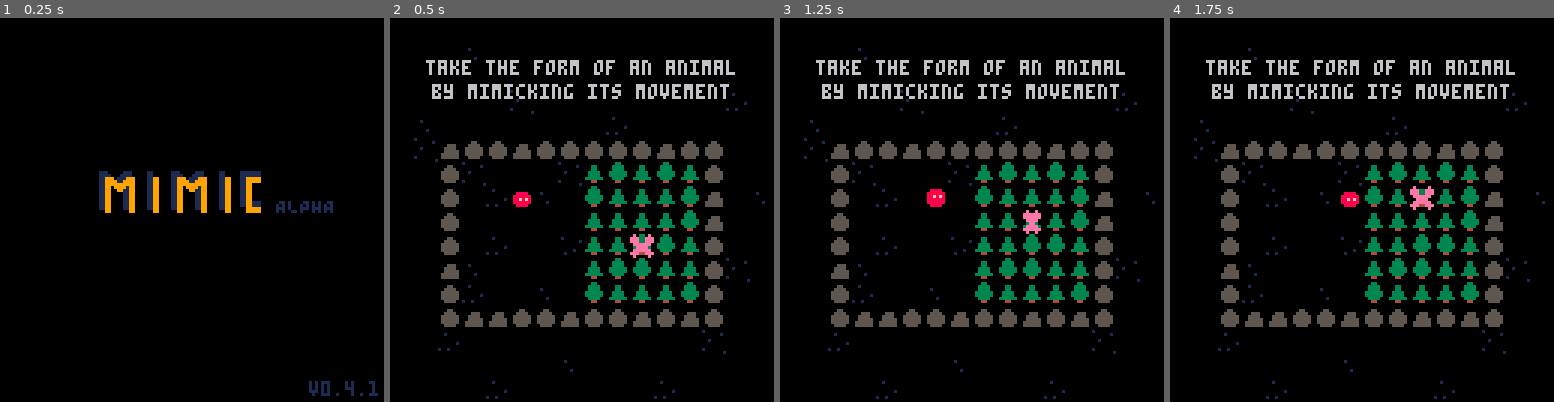
Above: before the commit, frames 1-4 (left to right).
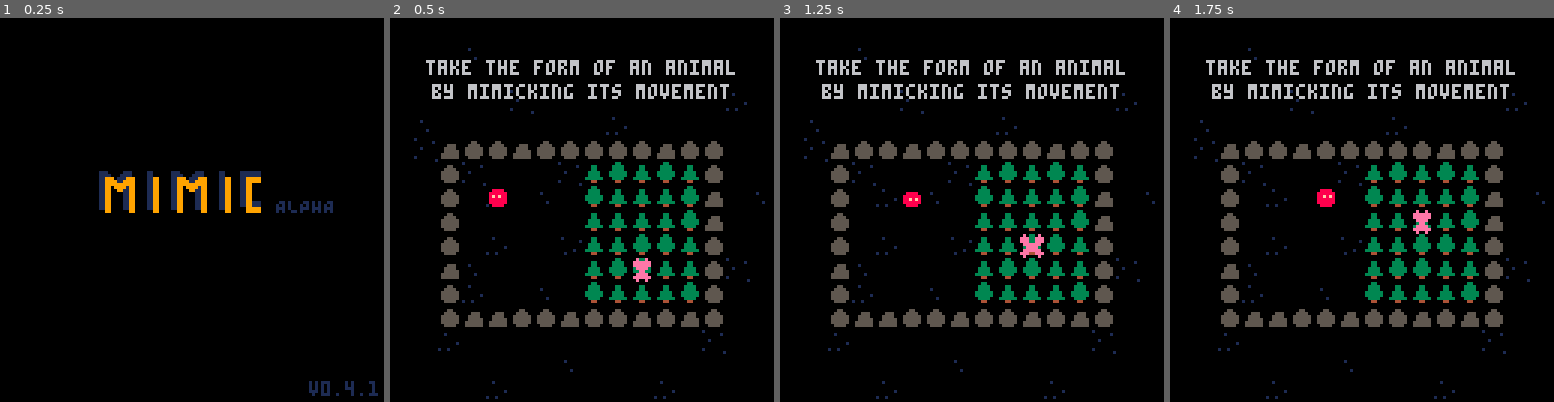
Above: after the commit, the same moments.

Repository: sourencho/mimic
Game: PICO-8 cartridge mimic.p8
Two runs of this game, one before a commit and one after it. Both use one fixed random seed, a clock stepped at 60 frames per second and the inputs below.
Inputs:
- Up to frame 1 (0.25 s): no input
- Up to frame 2 (0.5 s): tap X (X key) at 0.33 s
- Up to frame 3 (1.25 s): tap O (Z key) at 0.7 s; tap X (X key) at 1.07 s
- Up to frame 4 (1.75 s): hold Right from 1.6 s (still down); tap O (Z key) at 1.7 s

Frame 1 is identical in both runs. In frame 2, 0.8% of the frame differs, in the area x 25-69%, y 44-69%; in frame 3, 0.8%; in frame 4, 0.8%.

Commit message:
Add option to skip tutorial and add controls to first two levels

Diff:
--- a/mimic.p8
+++ b/mimic.p8
@@ -12,6 +12,7 @@
 start_level = 0
 level_count = 11
 skip_levels = {7}
+skip_tutorial = false
 
 tutorial_level = 15
 tutorial_speed = 20
@@ -22,8 +23,6 @@
 
 splash_inst_1 = "take the form of an animal"
 splash_inst_2 = "by mimicking its movement"
-splash_keys_1 = "move"
-splash_keys_2 = "\139\145\148\131"
 splash_keys_3 = "start \151"
 won_text = "★ you win ★"
 
@@ -104,7 +103,7 @@
 
 game = {
     state = "splash", -- possible values [splash, play, won]
-    level = start_level,
+    level = tutorial_level,
     tick = 0,
     level_end_tick = 0,
     pause_count = 0, -- the amount of ticks to pause the game
@@ -856,7 +855,6 @@
         if game.state == "splash" then
             game.state = "tutorial"
         elseif game.state == "tutorial" and tutorial_skippable then
-            game.state = "play"
             change_level = start_level
         elseif game.state == "play" then
             game.restart_level = true
@@ -1351,6 +1349,10 @@
 end
 
 function init_level(_level)
+    if _level != tutorial_level then
+        game.state = "play"
+    end
+
     actors = {}
     game.tick = game.level_end_tick
     game.level = _level
@@ -1360,7 +1362,10 @@
     init_actors(_level)
     init_player(_level)
     init_big_patterns()
-    menuitem(2,"level: ⬅️ "..change_level.." ➡️", menu_choose_level)
+
+    if game.level != tutorial_level then
+        menuitem(2,"level: ⬅️ "..change_level.." ➡️", menu_choose_level)
+    end
     --music(01)
 end
 
@@ -1724,6 +1729,16 @@
             end
         end
     end
+
+    -- tutorial text in levels
+    if game.level == 0 then
+        print("move", 21, 12, 1)
+        print("\139\145\148\131", 13, 22, 1)
+    elseif game.level == 1 then
+        print("restart", 85, 18, 1)
+        print("\151", 94, 26, 1)
+    end
+
 end
 
 function draw_actor(a)
@@ -1951,11 +1966,10 @@
 function _init()
     init_level(game.level)
     menuitem(1, "skip level", menu_skip_level)
-    menuitem(2,"level: ⬅️ "..change_level.." ➡️", menu_choose_level)
 end
 
 function menu_skip_level()
-    change_level = game.level + 1
+    change_level = tern(game.level == tutorial_level, start_level, game.level + 1)
     while contains(skip_levels, change_level) do
         change_level += 1
     end
@@ -1968,7 +1982,10 @@
     change_level = min(change_level, level_count - 1)
     change_level = max(0, change_level)
 
-    menuitem(2,"level: ⬅️ "..change_level.." ➡️", menu_choose_level)
+    if game.level != tutorial_level then
+        print("here")
+        menuitem(2,"level: ⬅️ "..change_level.." ➡️", menu_choose_level)
+    end
 
     return true
 end
@@ -1993,6 +2010,11 @@
 end
 
 function update_tutorial()
+    if skip_tutorial then
+        init_level(start_level)
+        return
+    end
+
     if game.level != tutorial_level then
         init_level(tutorial_level)
         tutorial_player_pos = pl.pos
@@ -2351,20 +2373,20 @@
 0000000000000000000306020604000000000000000000000002030206000000000000000000000000020201000000000000000000000000000200000000000008101060606060020202020202028080040424404040400202020202000080800101214040404002020202020202808010101040404040020202020224218080
 0808080808080808080808080808080802020202020000000800000000000000020202020000000000000000000000000202020200000000000000000000000000000000000000000000000000000000000000000000000000000000000000000000000000000000000000000000000000000000000000000000000000000000
 __map__
-6060606060606060606060606060606000000000000000000000000000000000414171416161414141724141704141410000000000000000000000000000000060616162606060606060606060616060000000000000000000000000000000006057616061616060606061616060606100000000000000000000000000000000
-606160616062606161606162606060620000000000000000000000000000000041714161626161414141704141414241000000000000000000000000000000006060616060606060606162606260606000000000000000000000000000000000617b616141724140414172414160616100000000000000000000000000000000
-60606060616060616060626060606060000000000000000000000000000000004141604748784961414141417041414100000000000000000000000000000000484c6062606160616260606060606060000000000000000000000000000000006057604141414170414141414142616100000000000000000000000000000000
-6060606260606060606060606160616000000000000000000000000000000000716062574070674960704141414141410000000000000000000000000000000051576060604060606060606051606060000000000000000000000000000000006157614171414141417141414141416000000000000000004100000000000000
-616060606160606061616260606061600000000000000000000000000000000041416057414171674c614141707141410000000000000000000000000000000051677848484c6061474849606051606000000000000000000000000000000000626a484878484848794848487848484800000000000000000007000000000000
+6060606060606060606060606061606000000000000000000000000000000000414171416161414141724141704141410000000000000000000000000000000060616162606060606060606060616060000000000000000000000000000000006057616061616060606061616060606100000000000000000000000000000000
+607141417042606061616061616160620000000000000000000000000000000041714161626161704141704141414241000000000000000000000000000000006060616060606060606162606260606000000000000000000000000000000000617b616141724140414172414160616100000000000000000000000000000000
+60027041414160606060616161616060000000000000000000000000000000004141604748784961714141414141414100000000000000000000000000000000484c6062606160616260606060606060000000000000000000000000000000006057604141414170414141414142616100000000000000000000000000000000
+6071414141716061616061606161616000000000000000000000000000000000716062574070674960414141414141700000000000000000000000000000000051576060604060606060606051606060000000000000000000000000000000006157614171414141417141414141416000000000000000004100000000000000
+616060606160606061616260606061600000000000000000000000000000000041416057414171674c617041417141410000000000000000000000000000000051677848484c6061474849606051606000000000000000000000000000000000626a484878484848794848487848484800000000000000000007000000000000
 60606060606060616060606060606060000000000000000000000000000000004141616a49414141576041414141414100000000000000000000000000000000505151515167484858707a5151516060000000000000000007000000000000005051515150606060515151515051505000000000000000000000000000000000
 6072414241704241417042416060406000050000000000000000000000000000424141616749417057607160606070410000000000000000000000000000000050515151515151516a486c5151606060000000000000000000000000000000005150516060616060515051515160606100000000000000000000000000000000
 6060606060416060606060606061606000000000000000000000000000000000417041416067784858606062606060600000000000000000000000000000000050515051515050515151515151616060002700000000000000000000000000005150606072515151515151516060606000000000050000000000000000000000
 6160606160714260616061606060606000000000000000000000000000000000414141416060606067496160606260600000000000000000000000000000000051515150515151515150774a51606060000000000000000000000000000000005161604241605151505151505160606100000000000000000000000000000000
 6060626061604170426060606260606000000000000000000000000000000000417141416160606160674848487949610000000000000000000000000007000041424141425151505151575150606060000005000000000000000000000000006061414170616060615150515150506000000000000000000000270000000000
 626060606060606070416060606160600000000000000000000000000000000071414170414141416060616160606a4800000000000000000000000000000000515141414141715147796c5160616061000000000000000000000000000015006041714141414161605160605151506000000000000000000000000000000000
-6060606060606260627060606060626000000000000000000000000000000000414141714141424141414260606061600000000000000000000000000000000050517748784848486c51515151506060000000000000000000000000000000006142606060607241606060616060616100000000000000000000000000000000
-4878484960606060604260606260606000000000000000000000000000000000414141417041414141414160606060600000000000000000000000000000000060505760505050515151515050516060000000000000000000000000000000006141606160606061606051606060506000000000000000000000000000000000
-6060606a48496060604160606060606000000000000000000000000015000000414241417141414142414161626261600000000000000000000000000000000060615760605070415150515151606060000000000000000000000000000000006041606060616161515151515150505000000000000000000000000000000000
+6060606060606260627060606060626000000000000000000000000000000000414141714141714141414260606061600000000000000000000000000000000050517748784848486c51515151506060000000000000000000000000000000006142606060607241606060616060616100000000000000000000000000000000
+4878484960606060604260606260606000000000000000000000000000000000414141414141414141414160606060600000000000000000000000000000000060505760505050515151515050516060000000000000000000000000000000006141606160606061606051606060506000000000000000000000000000000000
+6060606a48496060604160606060606000000000000000000000000015000000414241414241414142414161626261600000000000000000000000000000000060615760605070415150515151606060000000000000000000000000000000006041606060616161515151515150505000000000000000000000000000000000
 6061616061674960606060606060616000000000000000000000000000000000414141704171414141414160616160610000050000000000000000000000150048486d60616050606051515060606061000000000000000000000000000000006042606060616060605150505150505000000000000000000000000000000000
 6260626060607a60606060626060606000000000000000000000000000000000704141414170414141417141716061610000000000000000000000000000000060606060606261606160606060606162000000000000000000000000000000006160606160606161615150505050505000000000001500000000000000000000
 4141414141414141414141414141414100000000000000000000000000000000606060606060606060606060606060600000000000000000000000000000000061606261606060606160506160616060000000000000000000000000000000006061616060616161615050505751505000000000000000000000000000000000
